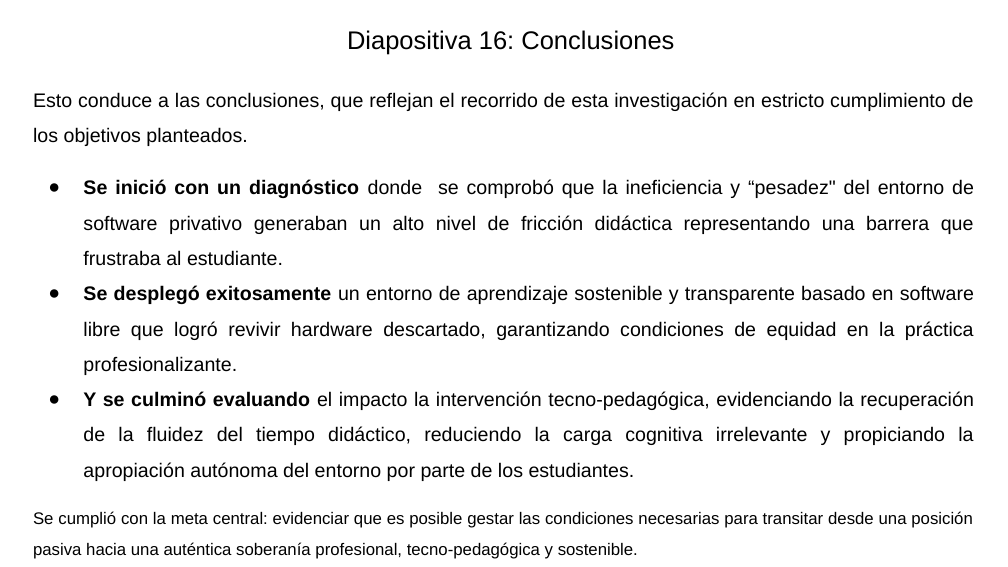
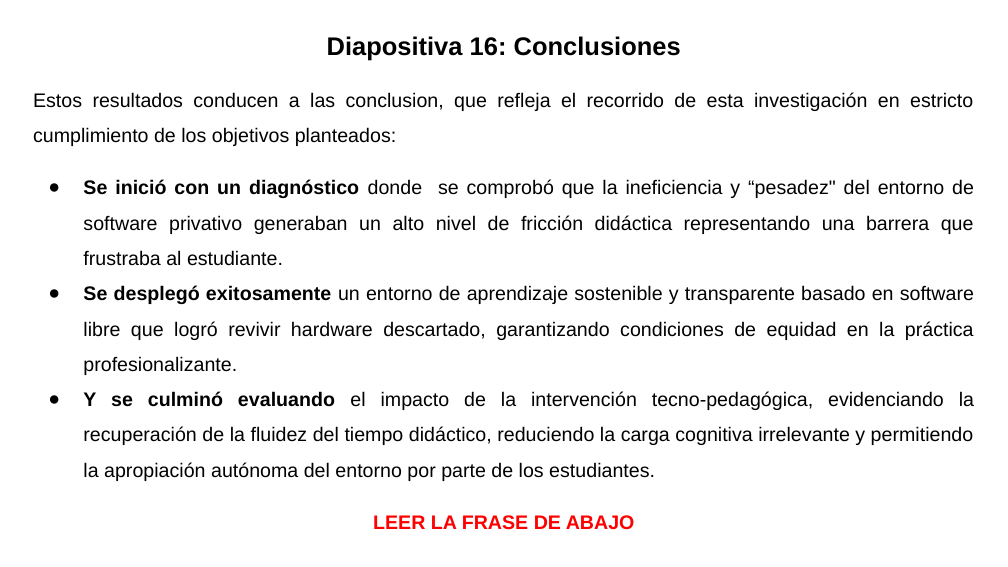
Before and after one commit to gabrielinuz/gabrielinuz.github.io, a slide deck: slide 17 of doc/GUION_DE_DEFENSA_LTE.pptx. Drawn at 1008x567 pixels with LibreOffice and Linux fonts; fonts in the diff are those of the drawing. Boxes give left, top, right and bottom in pixels: in the first picture for what was removed or moved away, otherwise in the second. Text is boxed around its words. In the diff, an @@ line names an element or a change of style, - is before the commit and + after.

```diff
--- a/doc/GUION_DE_DEFENSA_LTE.pptx
+++ b/doc/GUION_DE_DEFENSA_LTE.pptx
@@ title "Diapositiva 16: Conclusiones": place and size @@
-title "Diapositiva 16: Conclusiones" at [347, 30, 674, 54]
+title "Diapositiva 16: Conclusiones" at [327, 36, 681, 60]
@@ title "Diapositiva 16: Conclusiones" at [327, 36, 681, 60]: bold on @@
@@ text at [33, 92, 973, 146]: text changed @@
-Esto conduce a las conclusiones, que reflejan el recorrido de esta investigación en estricto cumplimiento de los objetivos planteados.
+Estos resultados conducen a las conclusion, que refleja el recorrido de esta investigación en estricto cumplimiento de los objetivos planteados:
@@ text at [83, 391, 974, 530]: text changed @@
-● Y se culminó evaluando el impacto la intervención tecno-pedagógica, evidenciando la recuperación de la fluidez del tiempo didáctico, reduciendo la carga cognitiva irrelevante y propiciando la apropiación autónoma del entorno por parte de los estudiantes.
-Se cumplió con la meta central: evidenciar que es posible gestar las condiciones necesarias para transitar desde una posición pasiva hacia una auténtica soberanía profesional, tecno-pedagógica y sostenible.
+● Y se culminó evaluando el impacto de la intervención tecno-pedagógica, evidenciando la recuperación de la fluidez del tiempo didáctico, reduciendo la carga cognitiva irrelevante y permitiendo la apropiación autónoma del entorno por parte de los estudiantes.
+LEER LA FRASE DE ABAJO
```
Also in this commit, not shown: 18 other slides changed, 1 other file.
